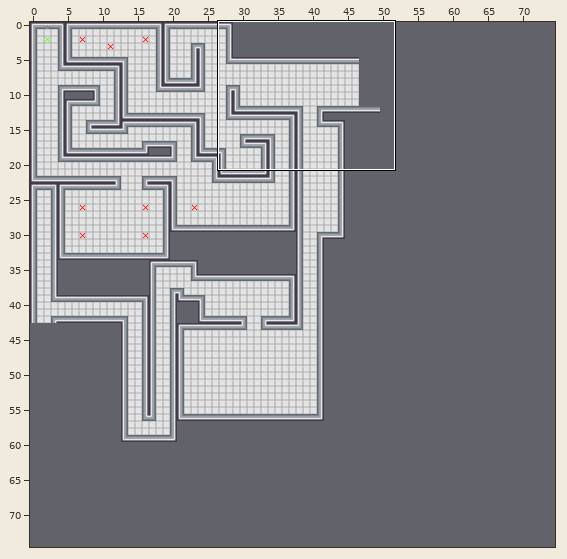
One commit to this Tiled map: maps/Map2.tmx. Above, an overview of the earlier version with the close-up marked.
Close-up. Earlier state:
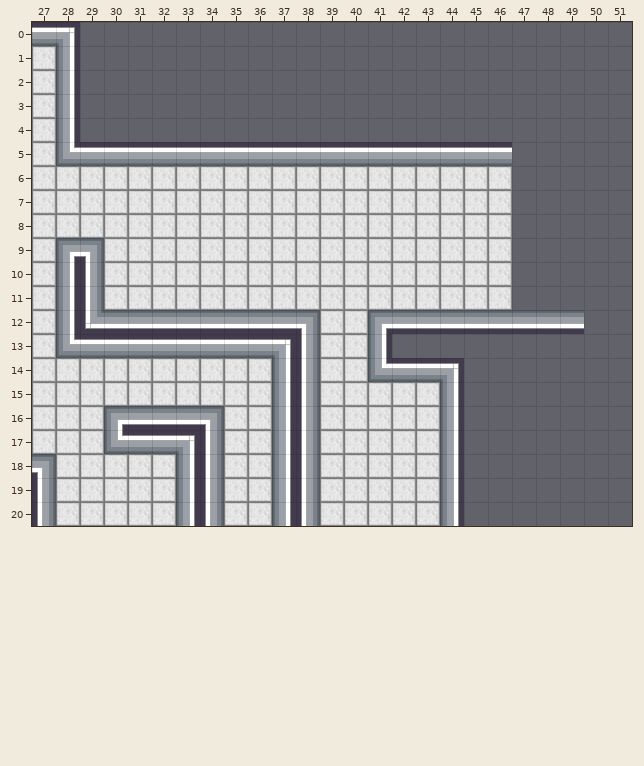
Cells are 32x32 px. Shown: x 27..51, y 0..20. The commit also changed other parts of the map, which this record leaves out.
The same view after the edit:
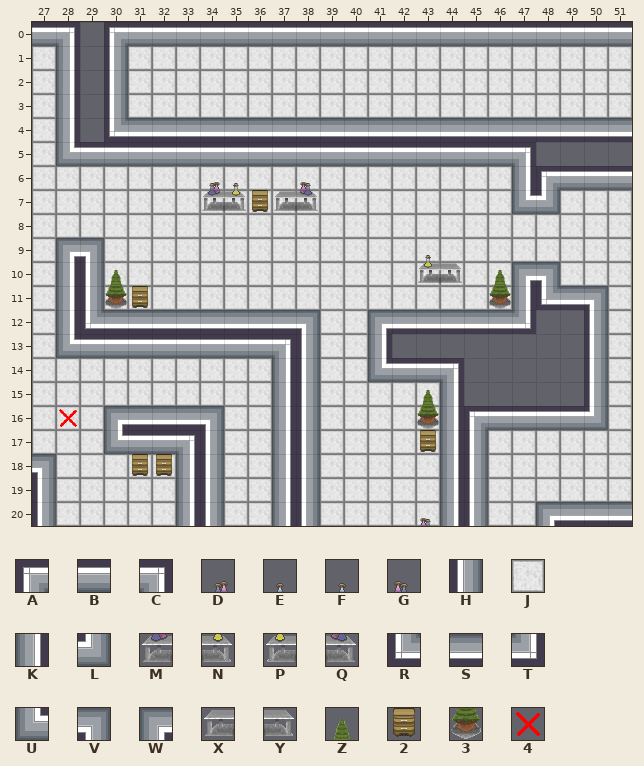
Key: from "Tilemap": A 0, B 1, C 2, D 4, E 5, F 6, G 7, H 8, J 9, K 10, L 11, M 12, N 13, P 14, Q 15, R 16, S 17, T 18, U 19, V 20, W 21, X 22, Y 23, Z 32, 2 33, 3 40, 4 42.
_ is an empty cell.
Tiles of an added or newly shown layer are drawn over the layers below it.
Edits made:
Layer "Walls":
Tile A now appears in row 0 at x 30; in row 6 at x 48; in row 16 at x 45.
Tile B now appears in row 0 at x 31 to 51; in row 6 at x 49 to 51; in row 16 at x 46 to 49.
Tile C now appears in row 5 at x 47.
Tile H now appears in rows 1 to 3 at x 30; in rows 12 to 15 at x 50; in rows 17 to 20 at x 45.
Tile K now appears in row 6 at x 47; in row 11 at x 47.
Tile L now appears in row 7 at x 48; in row 16 at x 50.
Tile R now appears in row 4 at x 30; in row 11 at x 48.
Tile S now appears in row 4 at x 31 to 51; in row 11 at x 49; in row 20 at x 49 to 51.
The author changed tile S to tile T in row 12 at x 47.
Tile U now appears in row 7 at x 47.
Tile V now appears in row 10 at x 48; in row 11 at x 50.
Tile W now appears in row 10 at x 47; in row 20 at x 48.
The edit erases tile S in row 12 at x 48 to 49.
Layer "Floor":
Tile J now appears in rows 1 to 3 at x 31 to 51; in row 7 at x 49 to 51; in rows 8 to 9 at x 47 to 51; in row 10 at x 49 to 51; in rows 11 to 16 at x 51; in rows 17 to 19 at x 46 to 51.
Tile J now appears in row 20 at x 46 to 47.
Layer "Zombie Spawn":
Tile 4 now appears in row 16 at x 28.
Layer "Collidable Assets" (added):
Tile 2 now appears in row 7 at x 36; in row 11 at x 31; in row 17 at x 43; in row 18 at x 31 to 32.
Tile 3 now appears in row 11 at x 30 and 46; in row 16 at x 43.
Tile D now appears in row 6 at x 34.
Tile E now appears in row 6 at x 35.
Tile F now appears in row 9 at x 43.
Tile G now appears in row 6 at x 38; in row 20 at x 43.
Tile M now appears in row 7 at x 34.
Tile N now appears in row 7 at x 35.
Tile P now appears in row 10 at x 43.
Tile Q now appears in row 7 at x 38.
Tile X now appears in row 7 at x 37.
Tile Y now appears in row 10 at x 44.
Tile Z now appears in row 10 at x 30 and 46; in row 15 at x 43.
Pixel boxes of the changes (left, top, right, bottom) in both close-ups:
changed: (104, 22, 632, 526)
added: (59, 409, 77, 427)
